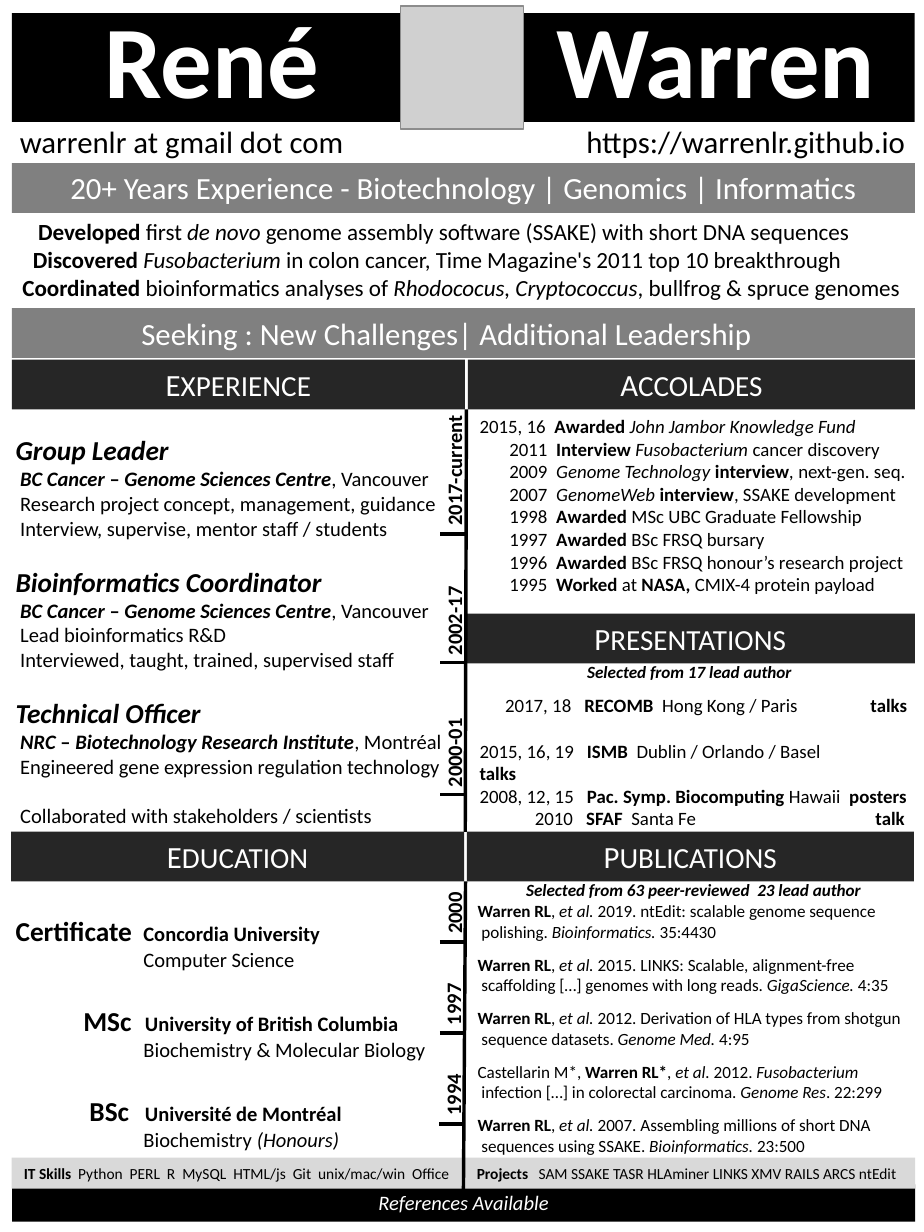
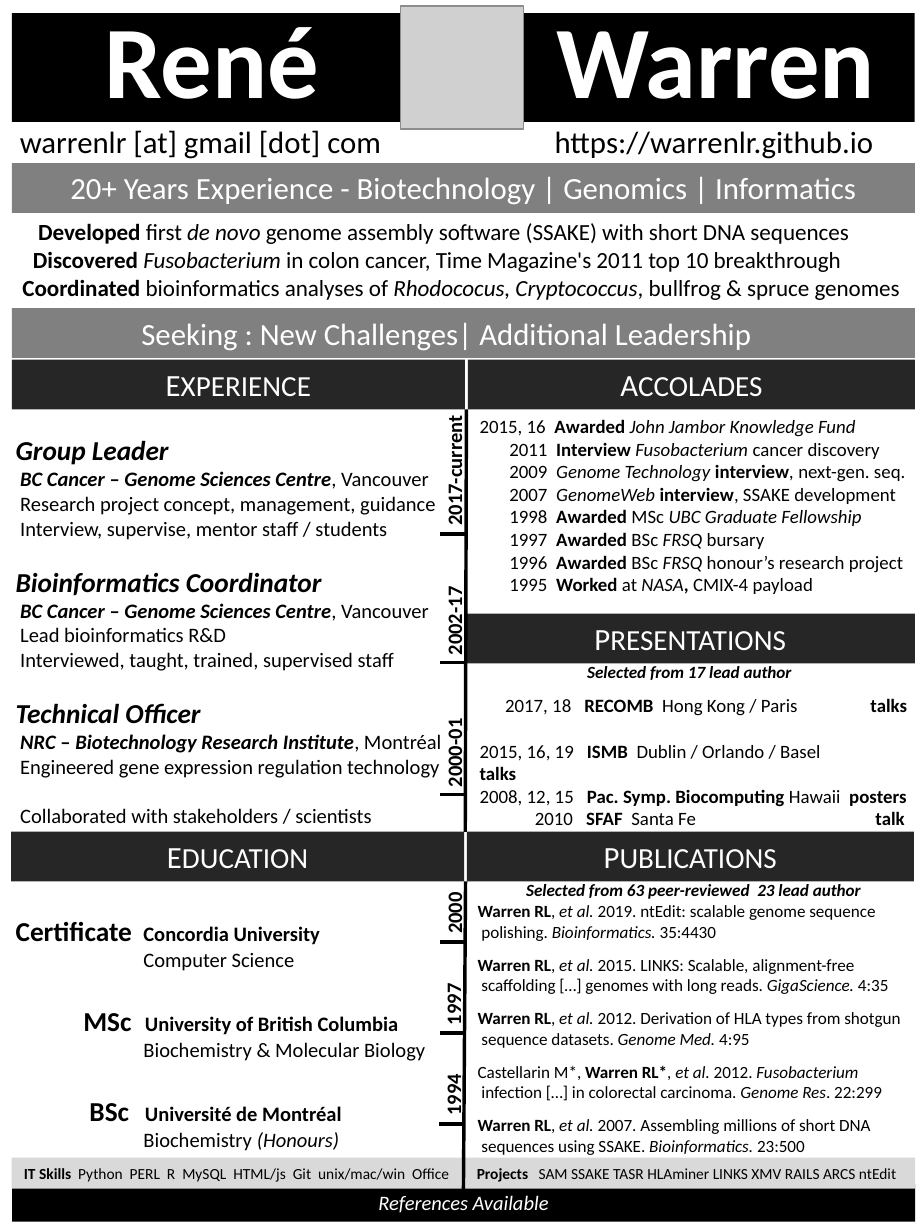
Before and after one commit to warrenlr/warrenlr.github.io, a slide deck: slide 1 of cv/CV_RWARREN_PPTanonym.pptx. Drawn at 924x1232 pixels with LibreOffice and Linux fonts; fonts in the diff are those of the drawing; grey boxes stand for pictures. Boxes give left, top, right and bottom in pixels: in the first picture for what was removed or moved away, otherwise in the second. Text is boxed around its words. In the diff, an @@ line names an element or a change of style, - is before the commit and + after.

```diff
--- a/cv/CV_RWARREN_PPTanonym.pptx
+++ b/cv/CV_RWARREN_PPTanonym.pptx
@@ text at <box>20,130,874,159</box>: text changed @@
-warrenlr at gmail dot com https://warrenlr.github.io
+warrenlr [at] gmail [dot] com https://warrenlr.github.io
@@ text at <box>509,509,903,573</box>: italic on in "UBC Graduate Fellowship", "FRSQ", "FRSQ" @@
@@ text at <box>509,577,813,594</box>: text changed @@
-1995 Worked at NASA, CMIX-4 protein payload
+1995 Worked at NASA, CMIX-4 payload
```
Also in this commit, not shown: 3 other files.
